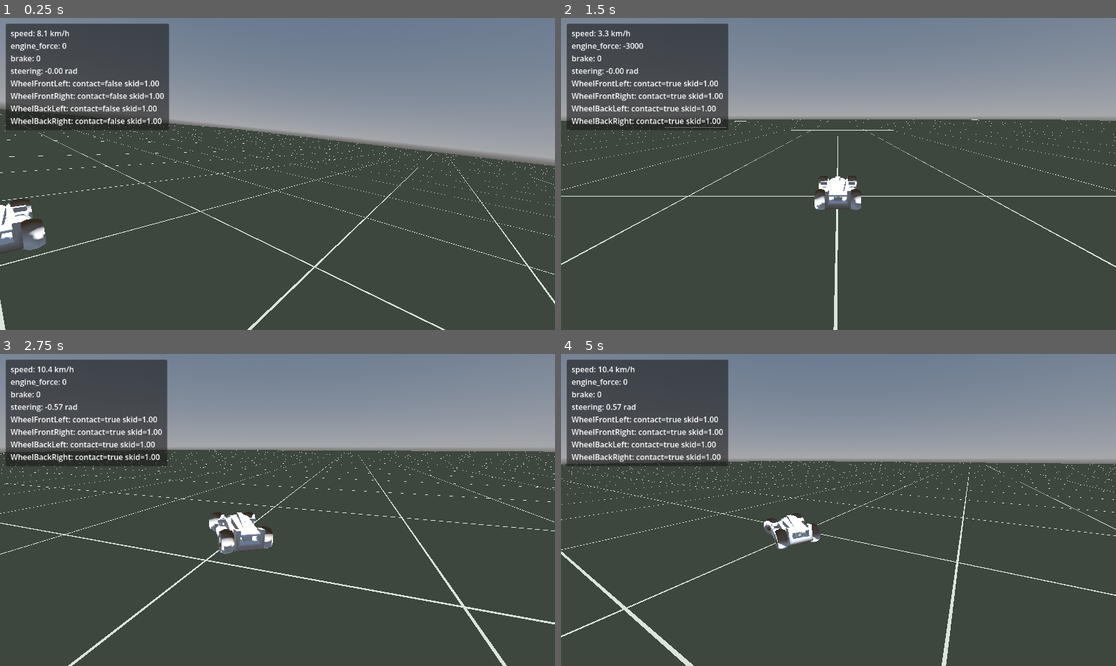
Above: before the commit, frames 1-4 (two rows, left to right).
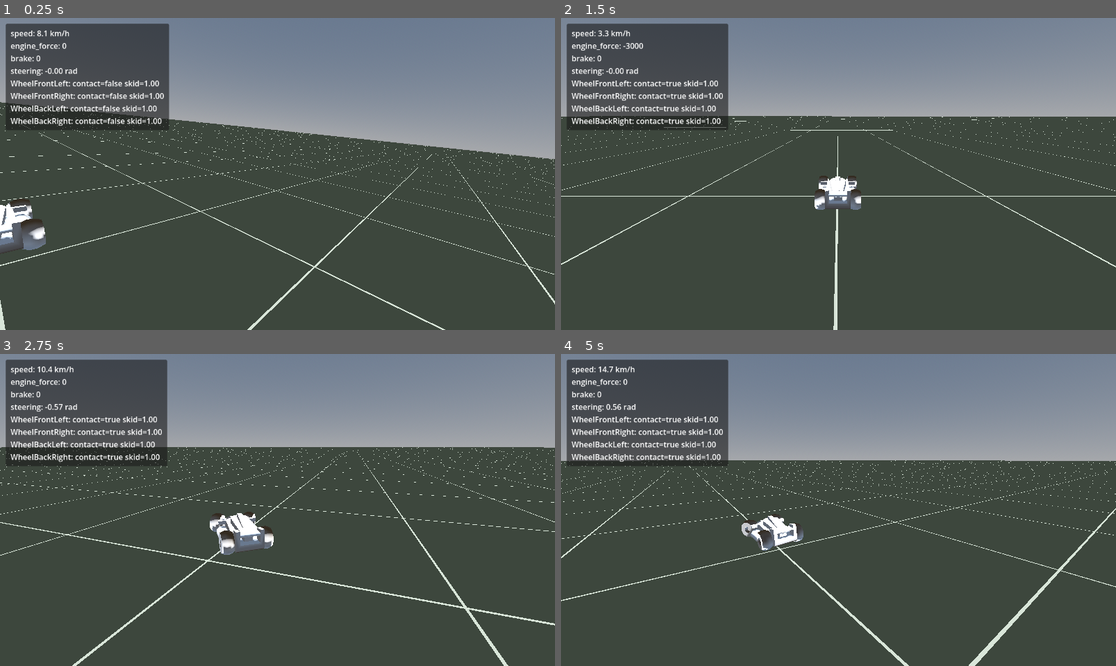
Above: after the commit, the same moments.

Repository: michael-baker-us/track-days
Game: Godot game, scene res://scenes/main.tscn
Two runs of this game, one before a commit and one after it. Both use one fixed random seed, a clock stepped at 60 frames per second and the inputs below.
Inputs:
- Up to frame 1 (0.25 s): no input
- Up to frame 2 (1.5 s): hold D (steer_right) 0.53-1.28 s; hold S (brake) from 1.28 s (still down)
- Up to frame 3 (2.75 s): release S (brake) at 2.03 s; hold D (steer_right) from 2.03 s (still down)
- Up to frame 4 (5 s): release D (steer_right) at 2.78 s; hold W (accelerate) 2.78-3.53 s; hold A (steer_left) from 3.53 s (still down)

The runs differ from the first frame. In frame 1, 1.3% of the frame differs, in the area x 0-100%, y 26-92%; in frame 2, 1.0%; in frame 3, 3.2%; in frame 4, 4.2%, in the area x 0-100%, y 4-100%.

Commit message:
Add anti-roll bar to keep tires planted; enlarge ground plane
VehicleBody3D has no roll stiffness of its own. A steady full-lock turn
was stable, but rapid steering reversals unloaded the inside wheels
hard enough to put the car on two wheels: a headless slalom at 290 km/h
had 2+ wheels off the ground on 122 of 600 frames, peaking at 2.29
rad/s roll rate.

Added a virtual anti-roll bar applying a restoring torque about the
car's forward axis from signed roll angle and roll rate. Swept
stiffness/damping; even 8/2 fully eliminated wheel lift, so 15/4 is
used for margin without over-stiffening. Verified against the shipped
scene and script with no runtime overrides: 0/600 frames with any
wheel off the ground, peak roll 0.083 rad/s.

Two measurement notes worth keeping:
- basis.x.dot(basis.y) is identically 0 for an orthonormal basis, so
  the first version of the roll term was a silent no-op and only the
  damping term did anything. Signed roll is basis.x.dot(Vector3.UP).
- An earlier "rollover at speed" reading was the car running off the
  edge of the 300m plane and free-falling, not a physics bug. The plane
  is now 2000m so high-speed testing stays on the ground; the collision
  box was enlarged to match.

Diff:
--- a/scenes/track/track_01.tscn
+++ b/scenes/track/track_01.tscn
@@ -11,10 +11,10 @@
 
 [sub_resource type="PlaneMesh" id="PlaneMesh_tmivk"]
 material = SubResource("ShaderMaterial_xbr40")
-size = Vector2(300, 300)
+size = Vector2(2000, 2000)
 
 [sub_resource type="BoxShape3D" id="BoxShape3D_b0kff"]
-size = Vector3(300, 1, 300)
+size = Vector3(2000, 1, 2000)
 
 [sub_resource type="ProceduralSkyMaterial" id="ProceduralSkyMaterial_1nlxx"]
 
--- a/scripts/car/car_controller.gd
+++ b/scripts/car/car_controller.gd
@@ -7,6 +7,12 @@
 @export var max_steer_angle: float = 0.6
 @export var steer_speed: float = 4.0
 @export var steer_falloff_reference_kmh: float = 200.0
+
+## Virtual anti-roll bar. VehicleBody3D has no roll stiffness of its own, so
+## quick steering reversals unload the inside wheels and put the car on two
+## wheels. This resists body roll without reducing grip.
+@export var antiroll_stiffness: float = 15.0
+@export var antiroll_damping: float = 4.0
 
 func _ready() -> void:
 	add_to_group("player_car")
@@ -42,8 +48,18 @@
 		engine_force = 0.0
 		brake = 0.0
 
+	_apply_antiroll()
+
 	if Input.is_action_just_pressed("reset_car"):
 		_reset()
+
+func _apply_antiroll() -> void:
+	var basis := global_transform.basis
+	# basis.x . basis.y is always 0 for an orthonormal basis; the car's right
+	# vector against world up is the actual signed roll (sin of the roll angle).
+	var tilt := basis.x.dot(Vector3.UP)
+	var roll_rate := angular_velocity.dot(basis.z)
+	apply_torque(-basis.z * (tilt * antiroll_stiffness + roll_rate * antiroll_damping) * mass)
 
 func _reset() -> void:
 	global_transform.basis = Basis()
